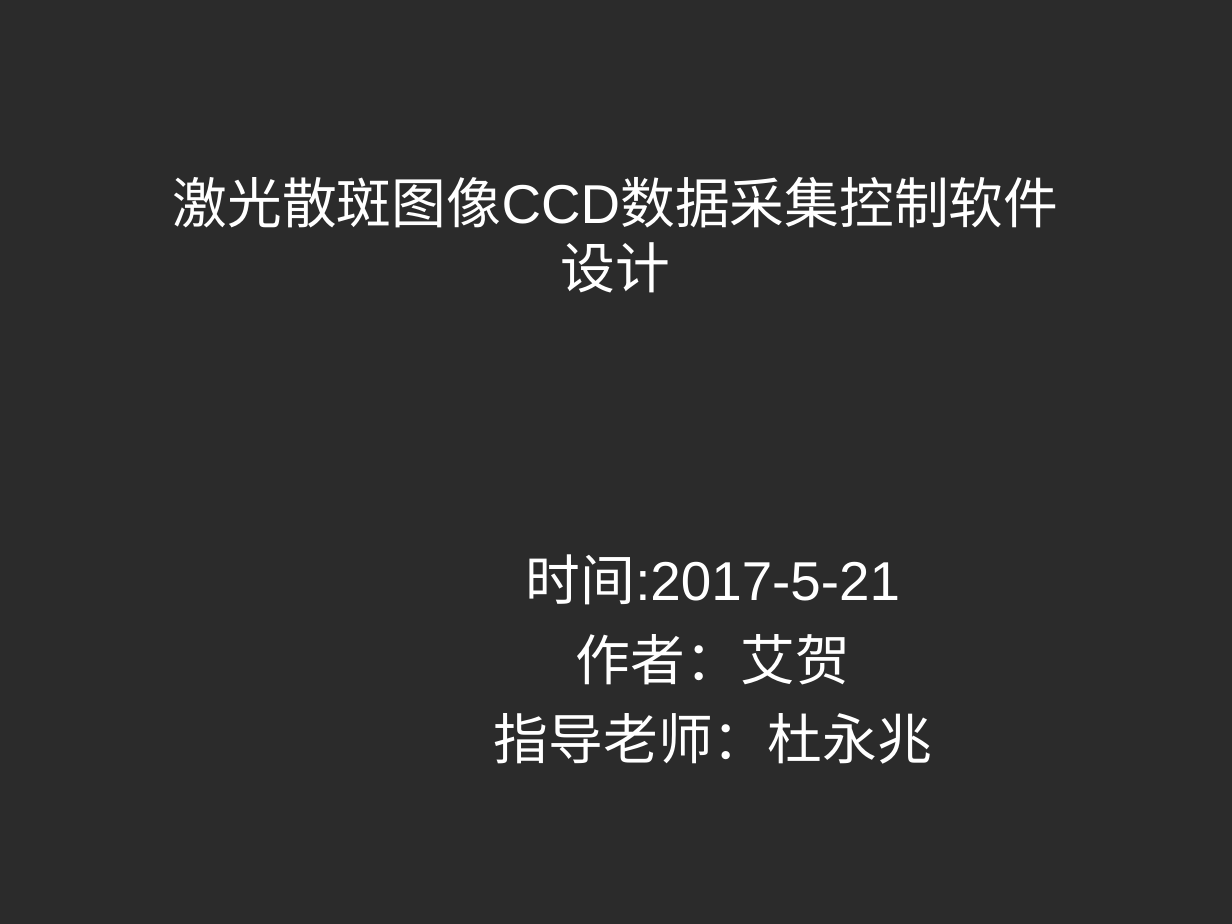
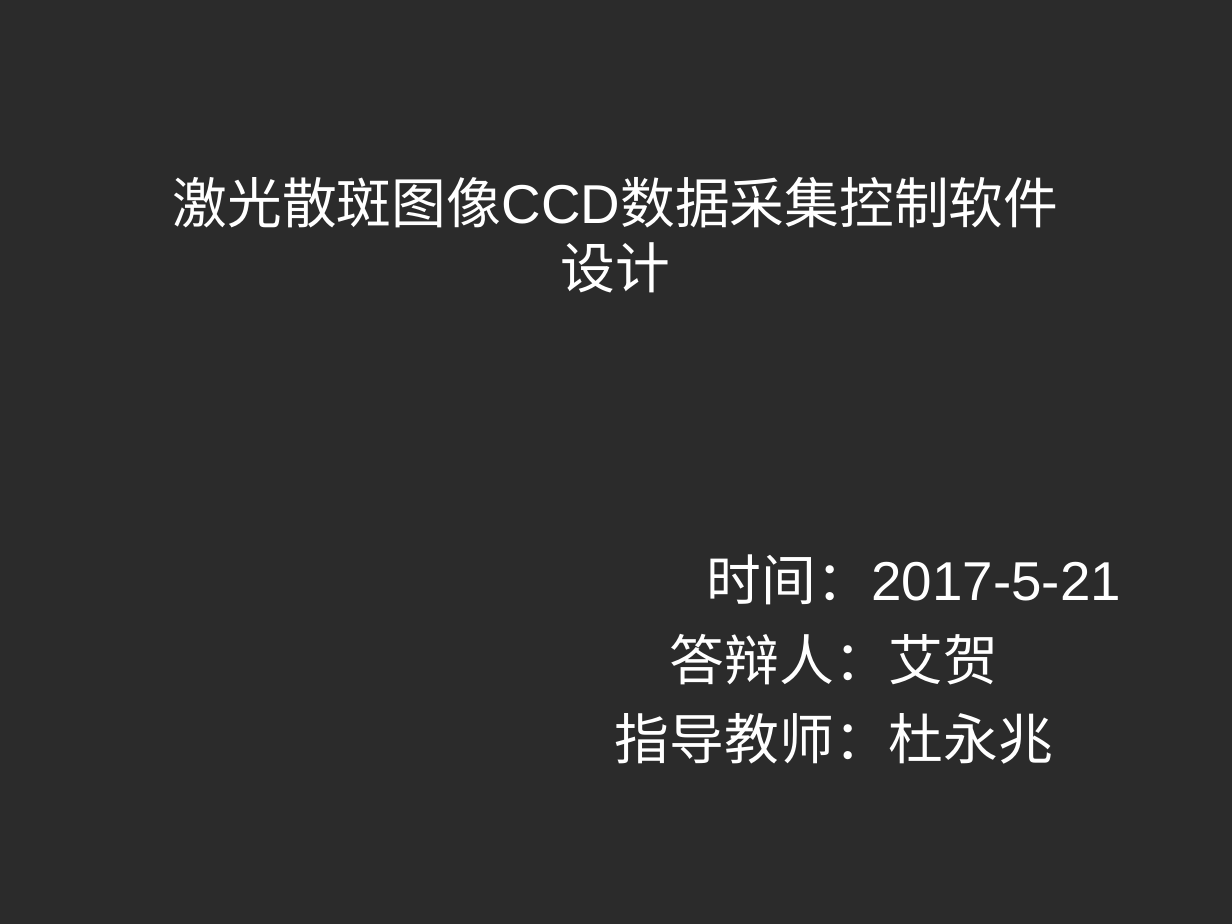
Before and after one commit to aihes/PylonCamera, a slide deck: slide 1 of paper/激光散斑系统CCD相机数据采集控制软件设计.ppt. Drawn at 1232x924 pixels with LibreOffice and Linux fonts; fonts in the diff are those of the drawing; background and template pictures are left out; a plain dark background stands for a picture behind light text. Boxes give left, top, right and bottom in pixels: in the first picture for what was removed or moved away, otherwise in the second. Text is boxed around its words. In the diff, an @@ line names an element or a change of style, - is before the commit and + after.

```diff
--- a/paper/激光散斑系统CCD相机数据采集控制软件设计.ppt
+++ b/paper/激光散斑系统CCD相机数据采集控制软件设计.ppt
@@ subtitle at (615,554,1121,764): text changed @@
-时间:2017-5-21
-作者：艾贺
-指导老师：杜永兆
+时间：2017-5-21
+答辩人：艾贺
+指导教师：杜永兆
```
Also in this commit, not shown: 1 other slide changed, 3 other files.
